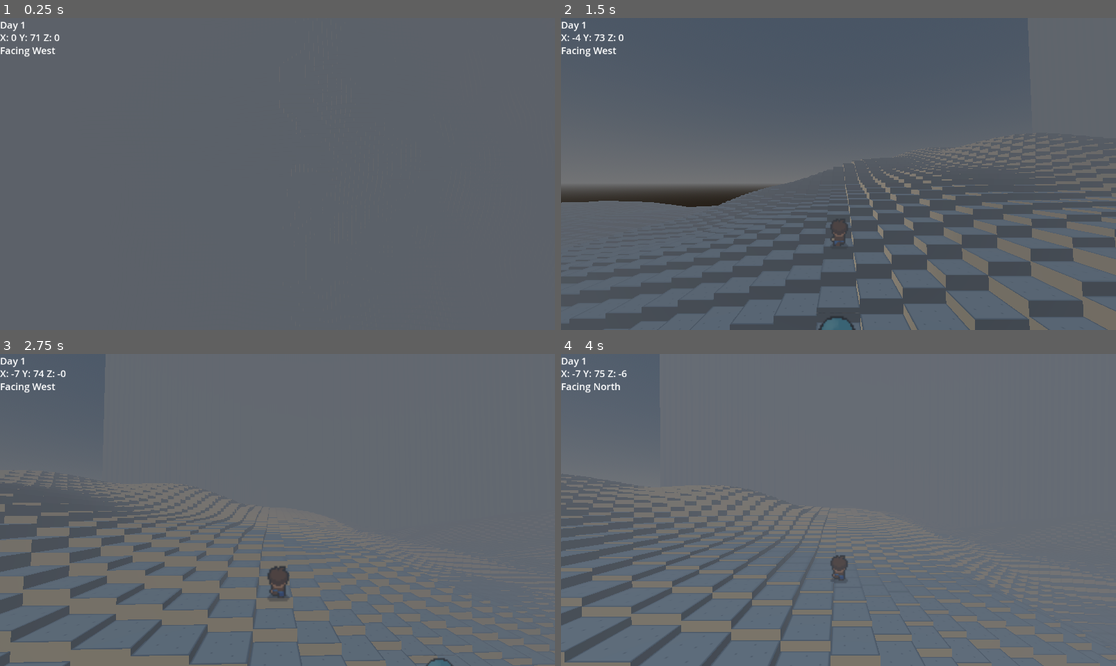
Above: before the commit, frames 1-4 (two rows, left to right).
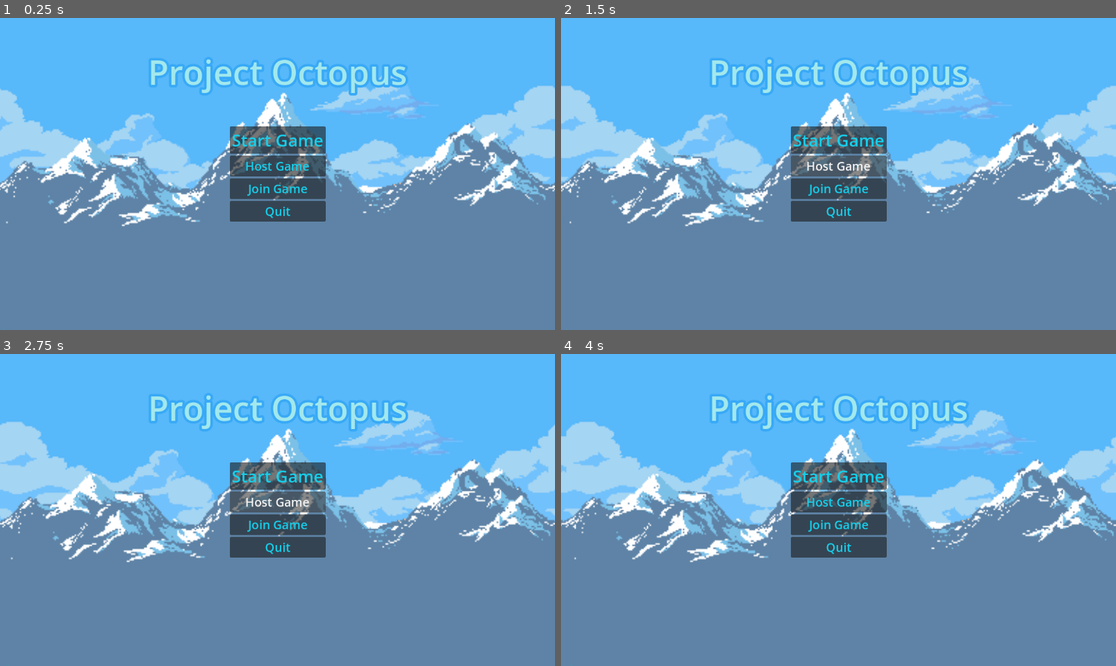
Above: after the commit, the same moments.

Repository: AkivaNugent/CSI-280_PROJECT-OCTOPUS
Game: Godot game, scene res://menu_screen.tscn
Two runs of this game, one before a commit and one after it. Both use one fixed random seed, a clock stepped at 60 frames per second and the inputs below. Before the commit the project starts from res://node_3d.tscn.
Inputs (mouse positions are in pixels of both pictures, inside the frame that each line leads up to):
- Up to frame 1 (0.25 s): no input
- Up to frame 2 (1.5 s): tap Enter (ui_accept) at 0.5, 0.77 s; move the mouse to (866, 174) at 0.52 s; hold Shift (sprint, bound only after the commit) 0.53-1.28 s; hold W (up) from 0.53 s (still down); move the mouse to (810, 174) at 1.27 s; tap Shift (sprint, bound only after the commit) at 1.35 s
- Up to frame 3 (2.75 s): keep holding W (up); tap Enter (ui_accept) at 1.52 s; move the mouse to (288, 503) at 2.02 s; hold Q from 2.03 s (still down); tap Shift (sprint, bound only after the commit) at 2.3 s
- Up to frame 4 (4 s): keep holding W (up); move the mouse to (832, 516) at 2.77 s; release Q at 2.78 s; tap E at 2.85 s; tap Enter (ui_accept) at 3.02, 3.77 s; tap Shift (sprint, bound only after the commit) at 3.05 s; move the mouse to (877, 513) at 3.52 s; hold Shift (sprint, bound only after the commit) from 3.53 s (still down)

The runs differ from the first frame. In frame 1, 99% of the frame differs, in the area x 0-100%, y 0-100%; in frame 2, 98%; in frame 3, 99%; in frame 4, 99%.

Commit message:
Added menu screen with basic parallax scroller, sound effect setup, and player can sprint(using shift)

Diff:
--- /dev/null
+++ b/project_octopus/menu_func.gd
@@ -0,0 +1,28 @@
+extends VBoxContainer
+
+const MAIN_SCENE = preload("res://node_3d.tscn")
+@onready var bg_music = $"../AudioStreamPlayer_bgMusic"
+
+# Called when the node enters the scene tree for the first time.
+func _ready() -> void:
+	pass
+
+# Called every frame. 'delta' is the elapsed time since the previous frame.
+func _process(delta: float) -> void:
+	if !bg_music.playing:
+		bg_music.play
+
+# Start Game
+func _on_start_button_pressed() -> void:
+	get_tree().change_scene_to_packed(MAIN_SCENE)
+
+# End Game
+func _on_quit_button_pressed() -> void:
+	get_tree().quit()
+
+# Networking Functions
+func _on_host_button_pressed() -> void:
+	pass # Replace with function body.
+
+func _on_join_button_pressed() -> void:
+	pass # Replace with function body.
--- /dev/null
+++ b/project_octopus/menu_screen.tscn
@@ -0,0 +1,181 @@
+[gd_scene load_steps=17 format=3 uid="uid://duf3xfj6xg226"]
+
+[ext_resource type="Script" path="res://worldbuilder.gd" id="1_f15ba"]
+[ext_resource type="Texture2D" uid="uid://0evygk48gjp5" path="res://menu_parallax_bg/sky.png" id="2_tw58h"]
+[ext_resource type="Script" path="res://parallax_bg_Script.gd" id="2_vm68w"]
+[ext_resource type="Texture2D" uid="uid://bylv1eu1un7mu" path="res://menu_parallax_bg/clouds_bg.png" id="3_fncrp"]
+[ext_resource type="Texture2D" uid="uid://bllbwqrfdodte" path="res://menu_parallax_bg/sky_lightened.png" id="3_swk4o"]
+[ext_resource type="Texture2D" uid="uid://cu6pj6qs7dpv6" path="res://menu_parallax_bg/clouds_mg_1.png" id="4_w5de4"]
+[ext_resource type="Texture2D" uid="uid://p2u7ds33xvhm" path="res://menu_parallax_bg/clouds_mg_1_lightened.png" id="5_aph5u"]
+[ext_resource type="Texture2D" uid="uid://dr1htfq8iv08q" path="res://menu_parallax_bg/clouds_mg_2.png" id="6_fu2uk"]
+[ext_resource type="Texture2D" uid="uid://bnsa4rbjto5pr" path="res://menu_parallax_bg/clouds_mg_3.png" id="7_2i04c"]
+[ext_resource type="Texture2D" uid="uid://busi5itwrc46w" path="res://menu_parallax_bg/cloud_lonely.png" id="8_ebqif"]
+[ext_resource type="Texture2D" uid="uid://dlm7ap1jl8j2f" path="res://menu_parallax_bg/glacial_mountains.png" id="9_2yb74"]
+[ext_resource type="Script" path="res://menu_func.gd" id="12_km4im"]
+[ext_resource type="AudioStream" uid="uid://p3s62mrlp5k1" path="res://game_music/CaveOfTheUnkown.mp3" id="13_ictsx"]
+
+[sub_resource type="ProceduralSkyMaterial" id="ProceduralSkyMaterial_4qqdx"]
+sky_horizon_color = Color(0.64625, 0.65575, 0.67075, 1)
+ground_horizon_color = Color(0.64625, 0.65575, 0.67075, 1)
+
+[sub_resource type="Sky" id="Sky_wrnn1"]
+sky_material = SubResource("ProceduralSkyMaterial_4qqdx")
+
+[sub_resource type="Environment" id="Environment_opreq"]
+background_mode = 2
+sky = SubResource("Sky_wrnn1")
+tonemap_mode = 2
+glow_enabled = true
+fog_enabled = true
+fog_density = 0.05
+adjustment_enabled = true
+
+[node name="Node3D" type="Node3D"]
+
+[node name="WorldEnvironment" type="WorldEnvironment" parent="."]
+environment = SubResource("Environment_opreq")
+script = ExtResource("1_f15ba")
+
+[node name="DirectionalLight3D" type="DirectionalLight3D" parent="."]
+transform = Transform3D(1, 0, 0, 0, 1, 0, 0, 0, 1, 0, 10.1745, 15)
+light_color = Color(0.986558, 0.789148, 0.510263, 1)
+sky_mode = 1
+
+[node name="ParallaxBackground" type="ParallaxBackground" parent="."]
+script = ExtResource("2_vm68w")
+
+[node name="ParallaxLayer9" type="ParallaxLayer" parent="ParallaxBackground"]
+motion_scale = Vector2(0, 0)
+motion_mirroring = Vector2(1152, 0)
+
+[node name="Sprite2D" type="Sprite2D" parent="ParallaxBackground/ParallaxLayer9"]
+scale = Vector2(3, 3)
+texture = ExtResource("2_tw58h")
+centered = false
+
+[node name="ParallaxLayer10" type="ParallaxLayer" parent="ParallaxBackground"]
+motion_scale = Vector2(0, 0)
+motion_mirroring = Vector2(1152, 0)
+
+[node name="Sprite2D" type="Sprite2D" parent="ParallaxBackground/ParallaxLayer10"]
+scale = Vector2(3, 3)
+texture = ExtResource("3_swk4o")
+centered = false
+
+[node name="ParallaxLayer" type="ParallaxLayer" parent="ParallaxBackground"]
+motion_mirroring = Vector2(1152, 0)
+
+[node name="Sprite2D" type="Sprite2D" parent="ParallaxBackground/ParallaxLayer"]
+scale = Vector2(3, 3)
+texture = ExtResource("3_fncrp")
+centered = false
+
+[node name="ParallaxLayer2" type="ParallaxLayer" parent="ParallaxBackground"]
+motion_mirroring = Vector2(1152, 0)
+
+[node name="Sprite2D" type="Sprite2D" parent="ParallaxBackground/ParallaxLayer2"]
+scale = Vector2(3, 3)
+texture = ExtResource("4_w5de4")
+centered = false
+
+[node name="ParallaxLayer3" type="ParallaxLayer" parent="ParallaxBackground"]
+motion_mirroring = Vector2(1152, 0)
+
+[node name="Sprite2D" type="Sprite2D" parent="ParallaxBackground/ParallaxLayer3"]
+scale = Vector2(3, 3)
+texture = ExtResource("5_aph5u")
+centered = false
+
+[node name="ParallaxLayer4" type="ParallaxLayer" parent="ParallaxBackground"]
+motion_mirroring = Vector2(1152, 0)
+
+[node name="Sprite2D" type="Sprite2D" parent="ParallaxBackground/ParallaxLayer4"]
+scale = Vector2(3, 3)
+texture = ExtResource("6_fu2uk")
+centered = false
+
+[node name="ParallaxLayer5" type="ParallaxLayer" parent="ParallaxBackground"]
+motion_mirroring = Vector2(1152, 0)
+
+[node name="Sprite2D" type="Sprite2D" parent="ParallaxBackground/ParallaxLayer5"]
+scale = Vector2(3, 3)
+texture = ExtResource("7_2i04c")
+centered = false
+
+[node name="ParallaxLayer6" type="ParallaxLayer" parent="ParallaxBackground"]
+motion_mirroring = Vector2(1152, 0)
+
+[node name="Sprite2D" type="Sprite2D" parent="ParallaxBackground/ParallaxLayer6"]
+scale = Vector2(3, 3)
+texture = ExtResource("8_ebqif")
+centered = false
+
+[node name="ParallaxLayer7" type="ParallaxLayer" parent="ParallaxBackground"]
+motion_scale = Vector2(0.2, 0.2)
+motion_mirroring = Vector2(1152, 0)
+
+[node name="Sprite2D" type="Sprite2D" parent="ParallaxBackground/ParallaxLayer7"]
+scale = Vector2(3, 3)
+texture = ExtResource("9_2yb74")
+centered = false
+
+[node name="VBoxContainer" type="VBoxContainer" parent="."]
+anchors_preset = 8
+anchor_left = 0.5
+anchor_top = 0.5
+anchor_right = 0.5
+anchor_bottom = 0.5
+grow_horizontal = 2
+grow_vertical = 2
+size_flags_horizontal = 4
+size_flags_vertical = 4
+script = ExtResource("12_km4im")
+
+[node name="startButton" type="Button" parent="VBoxContainer"]
+layout_mode = 2
+theme_override_colors/font_focus_color = Color(0, 1, 0.952941, 1)
+theme_override_colors/font_color = Color(0.0853879, 0.816334, 0.925283, 1)
+theme_override_colors/font_outline_color = Color(1, 1, 1, 1)
+theme_override_font_sizes/font_size = 35
+text = "Start Game"
+
+[node name="hostButton" type="Button" parent="VBoxContainer"]
+layout_mode = 2
+theme_override_colors/font_color = Color(0.0862745, 0.815686, 0.92549, 1)
+theme_override_font_sizes/font_size = 25
+text = "Host Game"
+
+[node name="joinButton" type="Button" parent="VBoxContainer"]
+layout_mode = 2
+theme_override_colors/font_color = Color(0.0862745, 0.815686, 0.92549, 1)
+theme_override_font_sizes/font_size = 25
+text = "Join Game"
+
+[node name="quitButton" type="Button" parent="VBoxContainer"]
+layout_mode = 2
+theme_override_colors/font_color = Color(0.0862745, 0.815686, 0.92549, 1)
+theme_override_font_sizes/font_size = 25
+text = "Quit"
+
+[node name="Label" type="Label" parent="."]
+anchors_preset = 10
+anchor_right = 1.0
+offset_bottom = 224.0
+grow_horizontal = 2
+theme_override_colors/font_color = Color(0.636293, 0.908924, 0.92725, 1)
+theme_override_colors/font_shadow_color = Color(0, 0.458383, 0.904604, 1)
+theme_override_colors/font_outline_color = Color(0.219553, 0.663582, 0.965386, 1)
+theme_override_constants/outline_size = 20
+theme_override_font_sizes/font_size = 70
+text = "Project Octopus
+"
+horizontal_alignment = 1
+vertical_alignment = 1
+
+[node name="AudioStreamPlayer_bgMusic" type="AudioStreamPlayer" parent="."]
+stream = ExtResource("13_ictsx")
+
+[connection signal="pressed" from="VBoxContainer/startButton" to="VBoxContainer" method="_on_start_button_pressed"]
+[connection signal="pressed" from="VBoxContainer/hostButton" to="VBoxContainer" method="_on_host_button_pressed"]
+[connection signal="pressed" from="VBoxContainer/joinButton" to="VBoxContainer" method="_on_join_button_pressed"]
+[connection signal="pressed" from="VBoxContainer/quitButton" to="VBoxContainer" method="_on_quit_button_pressed"]
--- a/project_octopus/node_3d.tscn
+++ b/project_octopus/node_3d.tscn
@@ -7,6 +7,8 @@
 [ext_resource type="Script" path="res://camera_3d.gd" id="6_0k1nh"]
 [ext_resource type="Script" path="res://day_and_night.gd" id="6_3wk7r"]
 [ext_resource type="PackedScene" uid="uid://cf1crfbecqrp0" path="res://octopus.tscn" id="7_b4y4o"]
+[ext_resource type="AudioStream" uid="uid://cyrvm4snkn64l" path="res://game_sfx/walking_sound_short.mp3" id="8_4rnoe"]
+[ext_resource type="AudioStream" uid="uid://ddkf4tmcbbxxi" path="res://game_sfx/running_sound_short.mp3" id="9_yxrcw"]
 
 [sub_resource type="ProceduralSkyMaterial" id="ProceduralSkyMaterial_4qqdx"]
 sky_horizon_color = Color(0.64625, 0.65575, 0.67075, 1)
@@ -341,3 +343,9 @@
 offset_bottom = 81.0
 theme_override_font_sizes/font_size = 20
 text = "Facing: "
+
+[node name="AudioStreamPlayer_walking" type="AudioStreamPlayer" parent="."]
+stream = ExtResource("8_4rnoe")
+
+[node name="AudioStreamPlayer_running" type="AudioStreamPlayer" parent="."]
+stream = ExtResource("9_yxrcw")
--- /dev/null
+++ b/project_octopus/parallax_bg_Script.gd
@@ -0,0 +1,7 @@
+extends ParallaxBackground
+
+var scrollSpeed : Vector2 = Vector2(20, 0)
+
+# Called every frame. 'delta' is the elapsed time since the previous frame.
+func _process(delta: float) -> void:
+	scroll_offset += scrollSpeed * delta
--- a/project_octopus/player.gd
+++ b/project_octopus/player.gd
@@ -1,8 +1,9 @@
 extends CharacterBody3D
 
-const SPEED = 5.0
+const SPEED = 3.0
 const JUMP_VELOCITY = 4.5
 const MAX_STEP_HEIGHT = 0.75
+const SPRINT_VELOCITY = 2
 @onready var player: CharacterBody3D = $"."
 @onready var pivot: Node3D = $"Camera Origin"
 #@export var sens = 0.5
@@ -12,6 +13,9 @@
 var dir_facing: String
 @onready var facing_text: Label = $"../Control/Facing Text"
 
+#Audio Variables
+@onready var player_Walking_Audio = $"../AudioStreamPlayer_walking"
+@onready var player_Running_Audio = $"../AudioStreamPlayer_running"
 
 func _ready():
 	Input.mouse_mode = Input.MOUSE_MODE_CAPTURED
@@ -98,6 +102,18 @@
 		velocity.x = direction.x * SPEED
 		velocity.z = direction.z * SPEED
 
+		# Walking Sound Effect
+		if !player_Walking_Audio.playing && !player_Running_Audio.playing:
+			player_Walking_Audio.play()
+
+		# Running Sound Effect and Sprint Mechanic
+		if Input.is_action_pressed("sprint"):
+			velocity.z *= SPRINT_VELOCITY
+			velocity.x *= SPRINT_VELOCITY
+
+		if !player_Running_Audio.playing:
+			player_Running_Audio.play()
+
 		# Get input direction in camera space
 		var input_dir2 := Input.get_vector("left", "right", "up", "down")
 
--- a/project_octopus/project.godot
+++ b/project_octopus/project.godot
@@ -11,7 +11,7 @@
 [application]
 
 config/name="Project_Octopus"
-run/main_scene="res://node_3d.tscn"
+run/main_scene="res://menu_screen.tscn"
 config/features=PackedStringArray("4.3", "Forward Plus")
 config/icon="res://icon.svg"
 
@@ -42,3 +42,8 @@
 "events": [Object(InputEventKey,"resource_local_to_scene":false,"resource_name":"","device":-1,"window_id":0,"alt_press …(195 unchanged characters)…
 ]
 }
+sprint={
+"deadzone": 0.5,
+"events": [Object(InputEventKey,"resource_local_to_scene":false,"resource_name":"","device":0,"window_id":0,"alt_pressed":false,"shift_pressed":false,"ctrl_pressed":false,"meta_pressed":false,"pressed":false,"keycode":0,"physical_keycode":4194325,"key_label":0,"unicode":0,"location":0,"echo":false,"script":null)
+]
+}
Not shown, added: project_octopus/game_music/CaveOfTheUnkown.mp3.import
Not shown, added: project_octopus/game_sfx/running_sound_short.mp3.import
Not shown, added: project_octopus/game_sfx/walking_sound_short.mp3.import
Binary file added: project_octopus/menu_parallax_bg/cloud_lonely.png
Not shown, added: project_octopus/menu_parallax_bg/cloud_lonely.png.import
Binary file added: project_octopus/menu_parallax_bg/clouds_bg.png
Not shown, added: project_octopus/menu_parallax_bg/clouds_bg.png.import
Binary file added: project_octopus/menu_parallax_bg/clouds_mg_1.png
Not shown, added: project_octopus/menu_parallax_bg/clouds_mg_1.png.import
Binary file added: project_octopus/menu_parallax_bg/clouds_mg_1_lightened.png
Not shown, added: project_octopus/menu_parallax_bg/clouds_mg_1_lightened.png.import
Binary file added: project_octopus/menu_parallax_bg/clouds_mg_2.png
(and 15 more such lines)
